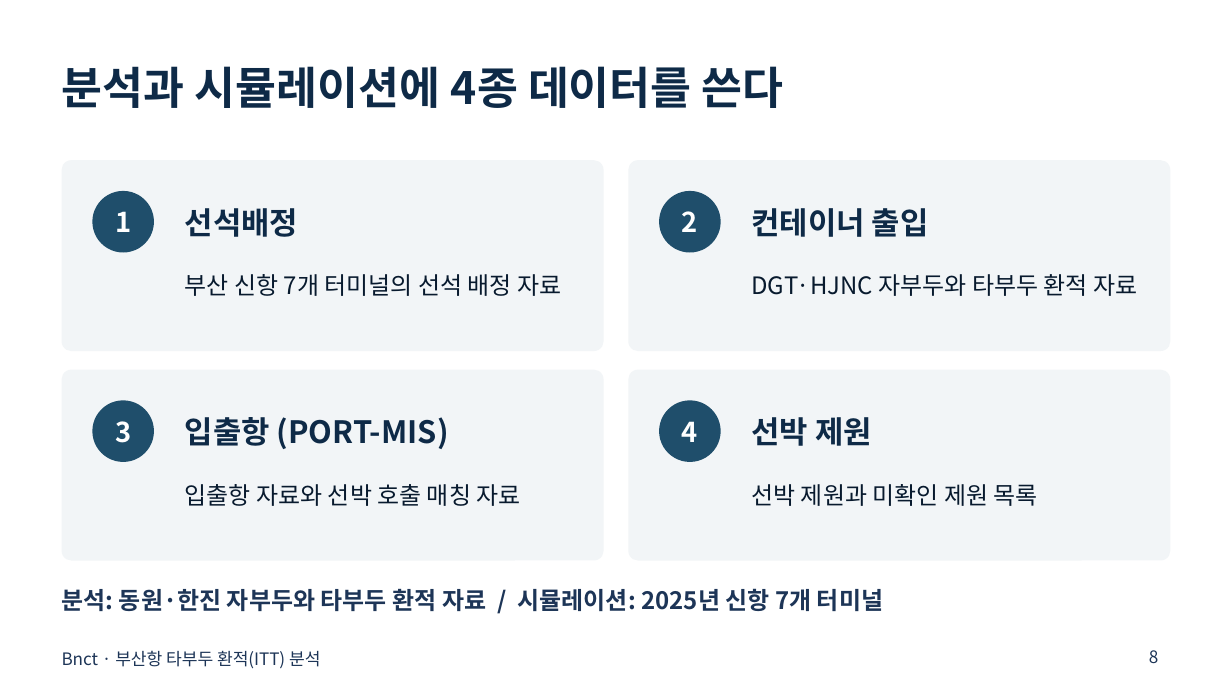
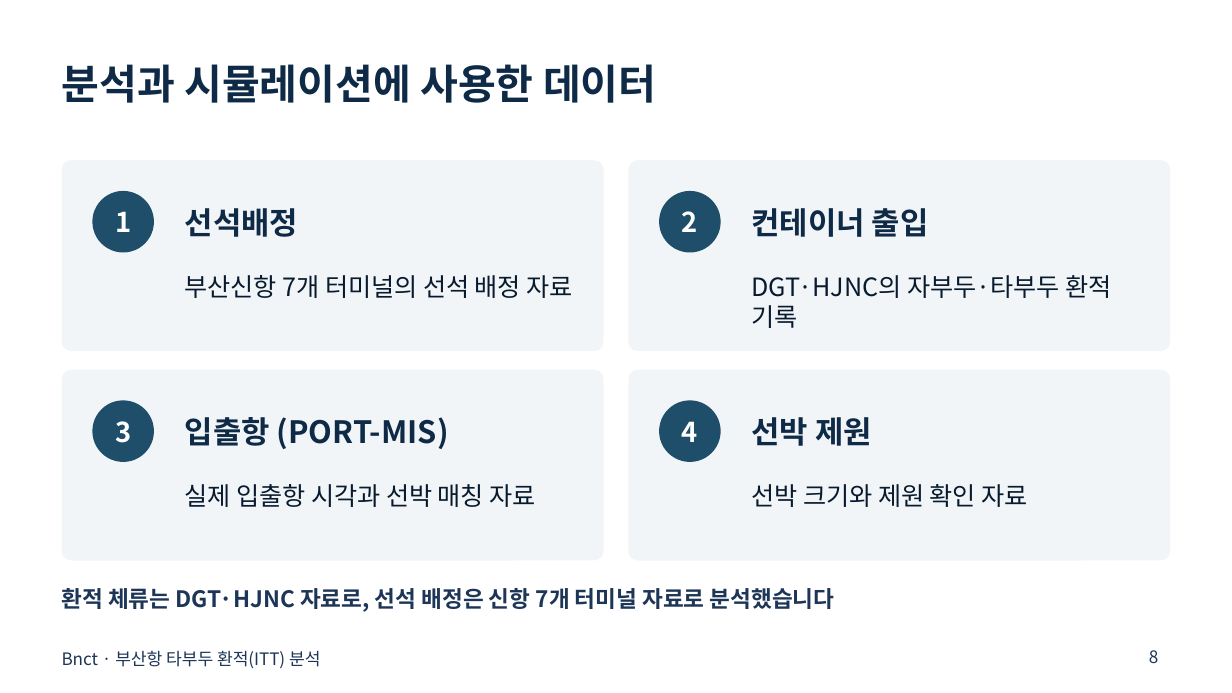
Before and after one commit to busan-itt/PPT, a slide deck: slide 8 of busan_itt_presentation.pptx. Drawn at 1232x693 pixels with LibreOffice and Linux fonts; fonts in the diff are those of the drawing. Boxes give left, top, right and bottom in pixels: in the first picture for what was removed or moved away, otherwise in the second. Text is boxed around its words. In the diff, an @@ line names an element or a change of style, - is before the commit and + after.

Commit message:
발표자료 가독성 개선 및 원본 수치·용어 검증 반영

```diff
--- a/busan_itt_presentation.pptx
+++ b/busan_itt_presentation.pptx
@@ title at (x1=62, y1=64, x2=656, y2=103): text changed; size 26 to 24 pt @@
-분석과 시뮬레이션에 4종 데이터를 쓴다
+분석과 시뮬레이션에 사용한 데이터
@@ text at (x1=185, y1=275, x2=573, y2=298): text changed; size 14 to 14.6 pt @@
-부산 신항 7개 터미널의 선석 배정 자료
+부산신항 7개 터미널의 선석 배정 자료
@@ text at (x1=751, y1=275, x2=1111, y2=328): text changed; size 14 to 14.6 pt @@
-DGT·HJNC 자부두와 타부두 환적 자료
+DGT·HJNC의 자부두·타부두 환적 기록
@@ text at (x1=185, y1=484, x2=536, y2=507): text changed; size 14 to 14.6 pt @@
-입출항 자료와 선박 호출 매칭 자료
+실제 입출항 시각과 선박 매칭 자료
@@ text at (x1=751, y1=484, x2=1028, y2=507): text changed; size 14 to 14.6 pt @@
-선박 제원과 미확인 제원 목록
+선박 크기와 제원 확인 자료
@@ text at (x1=62, y1=588, x2=835, y2=612): text changed; size 14 to 13.1 pt @@
-분석: 동원·한진 자부두와 타부두 환적 자료 / 시뮬레이션: 2025년 신항 7개 터미널
+환적 체류는 DGT·HJNC 자료로, 선석 배정은 신항 7개 터미널 자료로 분석했습니다
```
Also in this commit, not shown: 10 other slides changed, 8 slides added, 7 slides removed, 2 other files.
